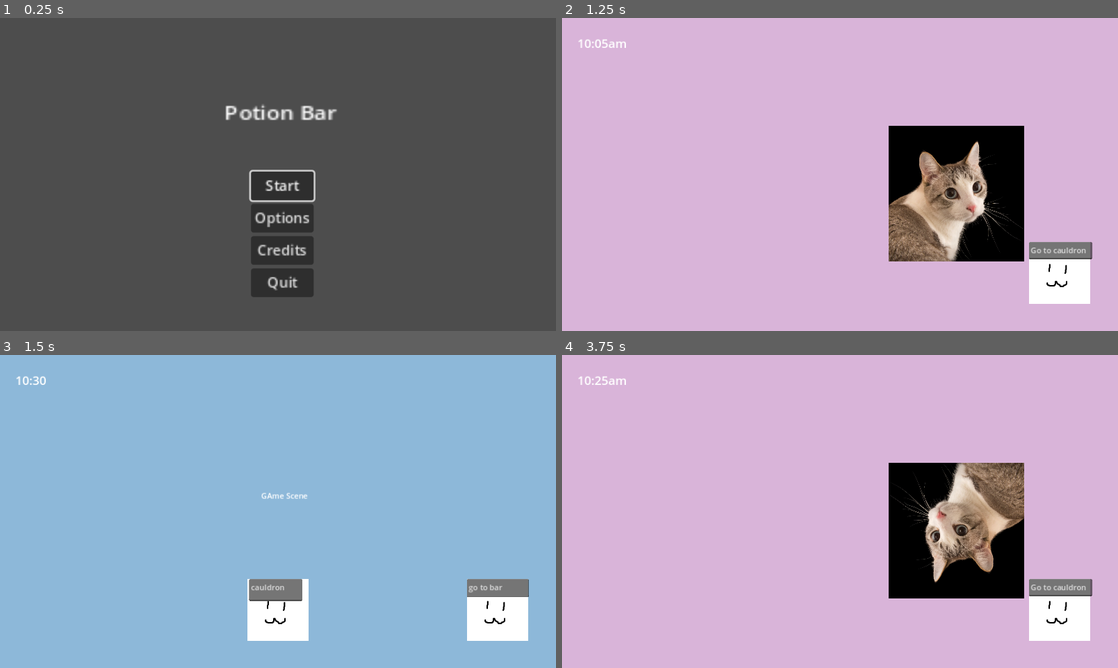
Above: before the commit, frames 1-4 (two rows, left to right).
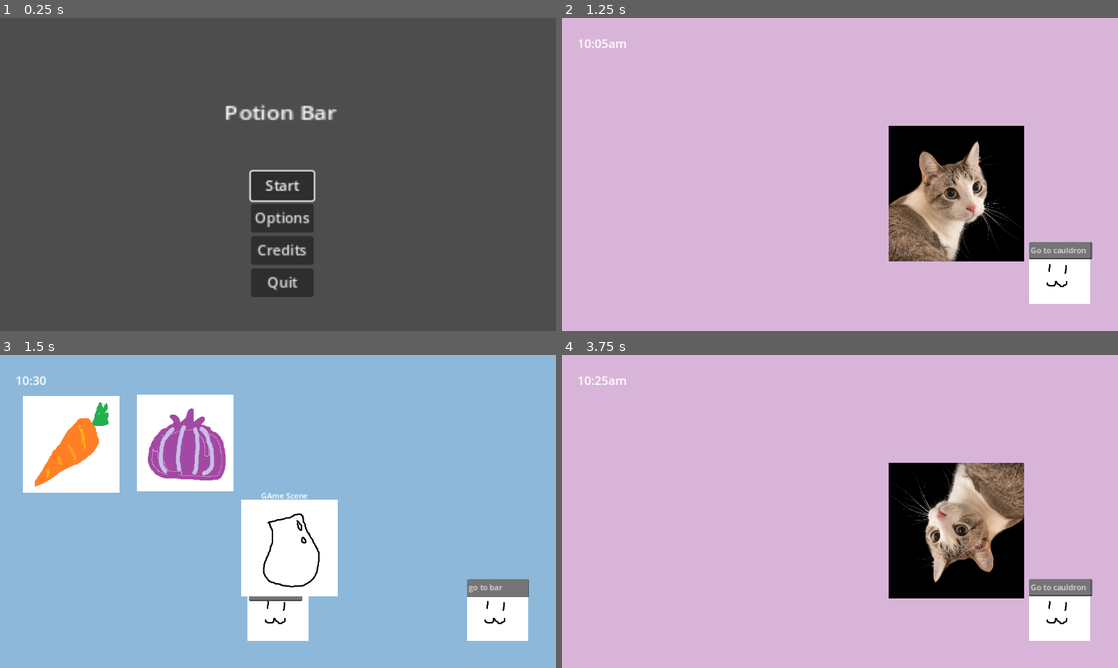
Above: after the commit, the same moments.

Repository: emeryplyler/potionbar
Game: Godot game, scene res://scenes/menu.tscn
The game is run twice, just before and just after one commit, with the same random seed, the same clock (stepped at 60 frames per second) and the same inputs.
Inputs (mouse positions are in pixels of both pictures, inside the frame that each line leads up to):
- Up to frame 1 (0.25 s): no input
- Up to frame 2 (1.25 s): click "Start" at 0.5 s
- Up to frame 3 (1.5 s): click (500, 608) at 1.25 s
- Up to frame 4 (3.75 s): click (634, 445) at 2.02 s; click (745, 442) at 2.77 s; click (1062, 608) at 3.5 s

Frames 1-2 are identical in both runs. In frame 3, 16% of the frame differs, in the area x 4-61%, y 12-78%; in frame 4, nothing differs.

Commit message:
can add things to flask... :anguished:
need to fix game not remembering flask contents when you leave the room

Diff:
--- a/prefabs/customer2.tscn
+++ b/prefabs/customer2.tscn
@@ -1,8 +1,10 @@
-[gd_scene load_steps=2 format=3 uid="uid://cv70aypg86rhx"]
+[gd_scene load_steps=3 format=3 uid="uid://cv70aypg86rhx"]
 
+[ext_resource type="Script" path="res://Scripts/CustomerClass.gd" id="1_abl33"]
 [ext_resource type="Texture2D" uid="uid://dl4hgwbn8p62y" path="res://assets/kittie.png" id="1_rmi5e"]
 
 [node name="Customer2" type="Node2D"]
+script = ExtResource("1_abl33")
 
 [node name="Kittie" type="Sprite2D" parent="."]
 scale = Vector2(0.5, 0.5)
--- /dev/null
+++ b/prefabs/flask.gd
@@ -0,0 +1,12 @@
+extends Node2D
+var is_empty = true
+
+# Called when the node enters the scene tree for the first time.
+func _ready():
+	pass # Replace with function body.
+
+
+# Called every frame. 'delta' is the elapsed time since the previous frame.
+func _process(delta):
+	if not is_empty:
+		$Emptyflask.set_visible(false)
--- /dev/null
+++ b/prefabs/flask.tscn
@@ -0,0 +1,14 @@
+[gd_scene load_steps=4 format=3 uid="uid://codvxrknv4b5q"]
+
+[ext_resource type="Script" path="res://prefabs/flask.gd" id="1_8ap6c"]
+[ext_resource type="Texture2D" uid="uid://cm5oo7o5lg257" path="res://assets/fullflask.png" id="2_selsh"]
+[ext_resource type="Texture2D" uid="uid://dlee64mq71oh7" path="res://assets/emptyflask.png" id="3_5hpe7"]
+
+[node name="Flask" type="Node2D"]
+script = ExtResource("1_8ap6c")
+
+[node name="Fullflask" type="Sprite2D" parent="."]
+texture = ExtResource("2_selsh")
+
+[node name="Emptyflask" type="Sprite2D" parent="."]
+texture = ExtResource("3_5hpe7")
--- a/scenes/CauldronScene.gd
+++ b/scenes/CauldronScene.gd
@@ -1,9 +1,12 @@
 extends Node2D
 
+var flask = preload("res://prefabs/flask.tscn")
 
 # Called when the node enters the scene tree for the first time.
 func _ready():
-	pass # Replace with function body.
+	var flask_instance = flask.instantiate()
+	flask_instance.position = Vector2(600, 400)
+	add_child(flask_instance)
 
 
 # Called every frame. 'delta' is the elapsed time since the previous frame.
--- a/scenes/GameScene.tscn
+++ b/scenes/GameScene.tscn
@@ -1,8 +1,11 @@
-[gd_scene load_steps=4 format=3 uid="uid://s1quqlgq1pq5"]
+[gd_scene load_steps=7 format=3 uid="uid://s1quqlgq1pq5"]
 
 [ext_resource type="Texture2D" uid="uid://cqc4a6uu646d8" path="res://assets/temp.png" id="1_3chj6"]
 [ext_resource type="Script" path="res://scenes/CauldronScene.gd" id="1_qe0ls"]
 [ext_resource type="Theme" uid="uid://dim6eyxte87jk" path="res://assets/UI/text.tres" id="3_fcbdq"]
+[ext_resource type="Script" path="res://scenes/ingredients.gd" id="4_vfbln"]
+[ext_resource type="Texture2D" uid="uid://snhgb7f3ma3d" path="res://assets/carrot.png" id="5_eardx"]
+[ext_resource type="Texture2D" uid="uid://0ixf8tv2ra8r" path="res://assets/onion.png" id="6_q4tkx"]
 
 [node name="GameScene" type="Node2D"]
 script = ExtResource("1_qe0ls")
@@ -79,4 +82,37 @@
 offset_bottom = -18.0
 text = "cauldron"
 
+[node name="igrnedicets" type="Control" parent="."]
+layout_mode = 3
+anchors_preset = 0
+offset_right = 40.0
+offset_bottom = 40.0
+script = ExtResource("4_vfbln")
+
+[node name="carrot" type="TextureButton" parent="igrnedicets"]
+layout_mode = 0
+offset_left = 48.0
+offset_top = 85.0
+offset_right = 248.0
+offset_bottom = 285.0
+texture_normal = ExtResource("5_eardx")
+texture_pressed = ExtResource("5_eardx")
+texture_hover = ExtResource("5_eardx")
+texture_disabled = ExtResource("5_eardx")
+texture_focused = ExtResource("5_eardx")
+
+[node name="onion" type="TextureButton" parent="igrnedicets"]
+layout_mode = 0
+offset_left = 284.0
+offset_top = 82.0
+offset_right = 484.0
+offset_bottom = 282.0
+texture_normal = ExtResource("6_q4tkx")
+texture_pressed = ExtResource("6_q4tkx")
+texture_hover = ExtResource("6_q4tkx")
+texture_disabled = ExtResource("6_q4tkx")
+texture_focused = ExtResource("6_q4tkx")
+
 [connection signal="button_up" from="UI/GoToBar" to="." method="_on_gotobar_button_up"]
+[connection signal="pressed" from="igrnedicets/carrot" to="igrnedicets" method="_on_carrot_pressed"]
+[connection signal="pressed" from="igrnedicets/onion" to="igrnedicets" method="_on_onion_pressed"]
--- /dev/null
+++ b/scenes/ingredients.gd
@@ -0,0 +1,29 @@
+extends Control
+
+var flask_contents:Dictionary = {}
+
+# Called when the node enters the scene tree for the first time.
+func _ready():
+	pass # Replace with function body.
+
+
+# Called every frame. 'delta' is the elapsed time since the previous frame.
+func _process(delta):
+	pass
+
+
+func _on_onion_pressed():
+	# add onion to flask
+	if flask_contents.has("onion"):
+		flask_contents["onion"] += 1
+	else:
+		flask_contents["onion"] = 1 # not sure if new entry initializes to 0
+	print(flask_contents) # NOTE: temp debug
+
+
+func _on_carrot_pressed():
+	if flask_contents.has("carrot"):
+		flask_contents["carrot"] += 1
+	else:
+		flask_contents["carrot"] = 1
+	print(flask_contents)
--- a/scenes/temp_customer.tscn
+++ b/scenes/temp_customer.tscn
@@ -1,9 +1,11 @@
-[gd_scene load_steps=3 format=3 uid="uid://dokluioyqidkc"]
+[gd_scene load_steps=4 format=3 uid="uid://dokluioyqidkc"]
 
 [ext_resource type="Texture2D" uid="uid://fophe0y56ihu" path="res://assets/customer.png" id="1_1ffmq"]
+[ext_resource type="Script" path="res://Scripts/CustomerClass.gd" id="1_6w8u5"]
 [ext_resource type="Script" path="res://scenes/Customer.gd" id="2_1gdym"]
 
 [node name="TempCustomer" type="Node2D"]
+script = ExtResource("1_6w8u5")
 
 [node name="Customer" type="Sprite2D" parent="."]
 position = Vector2(-59, -97.3994)
Binary file added: assets/carrot.png
Not shown, added: assets/carrot.png.import
Binary file added: assets/emptyflask.png
Not shown, added: assets/emptyflask.png.import
Binary file added: assets/fullflask.png
Not shown, added: assets/fullflask.png.import
Binary file added: assets/onion.png
Not shown, added: assets/onion.png.import
